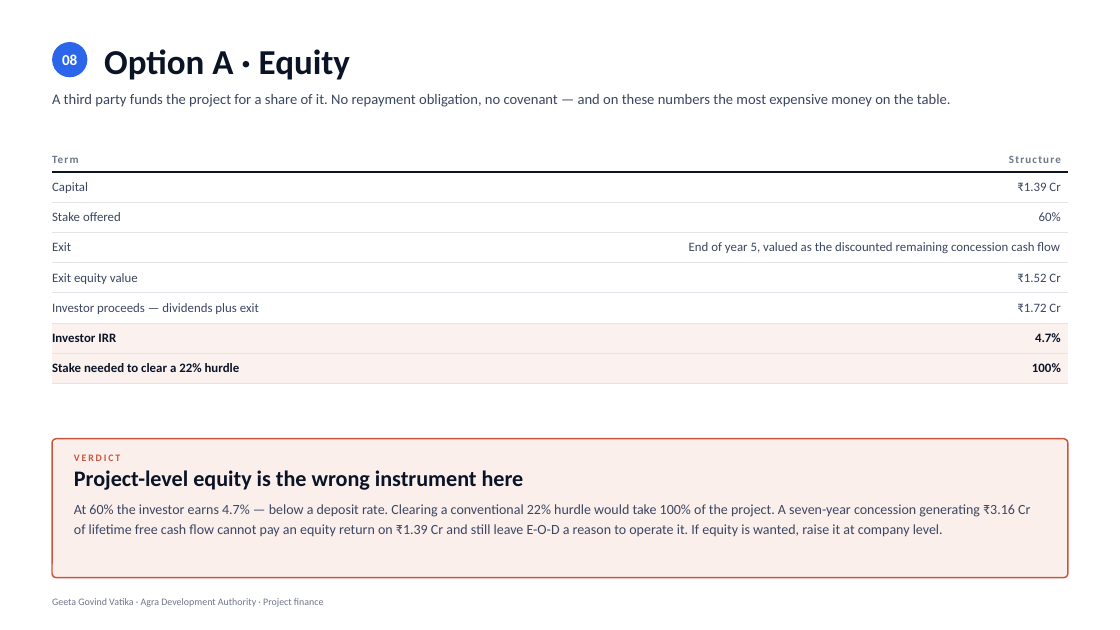
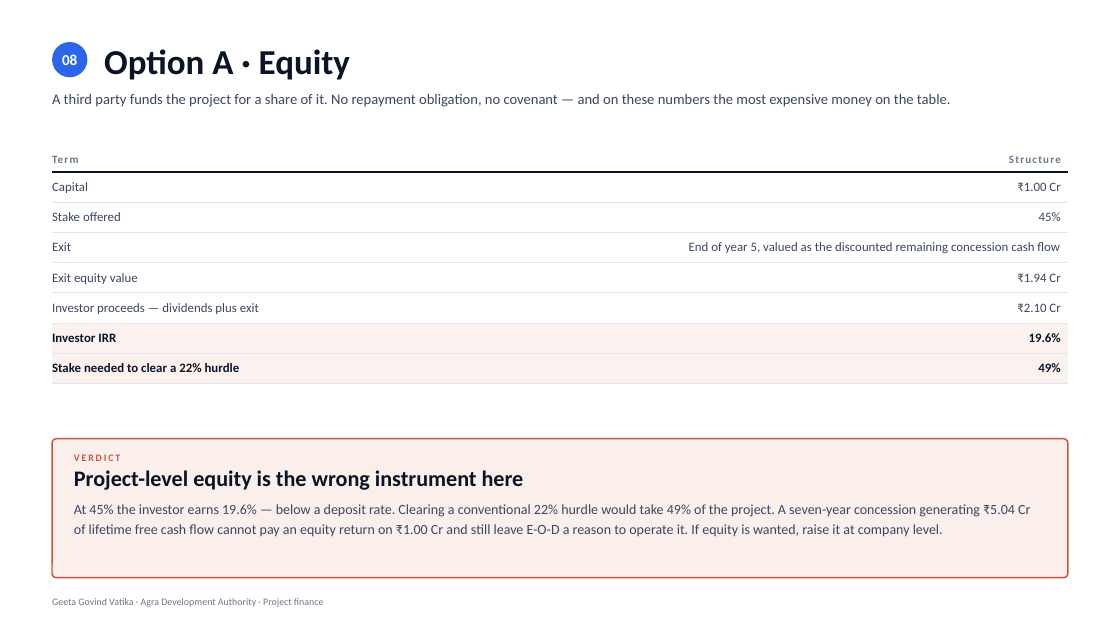
Before and after one commit to eodcfo/vappl-deck, a slide deck: slide 9 of pptx/EOD-Geeta-Govind-Vatika-Project-Finance.pptx. Drawn at 1120x630 pixels with LibreOffice and Linux fonts; fonts in the diff are those of the drawing. Boxes give left, top, right and bottom in pixels: in the first picture for what was removed or moved away, otherwise in the second. Text is boxed around its words. In the diff, an @@ line names an element or a change of style, - is before the commit and + after.

```diff
--- a/pptx/EOD-Geeta-Govind-Vatika-Project-Finance.pptx
+++ b/pptx/EOD-Geeta-Govind-Vatika-Project-Finance.pptx
@@ table at bbox=[52, 142, 1068, 376] @@
-row 2, column 2: ₹1.39 Cr
+row 2, column 2: ₹1.00 Cr
-row 3, column 2: 60%
+row 3, column 2: 45%
-row 5, column 2: ₹1.52 Cr
+row 5, column 2: ₹1.94 Cr
-row 6, column 2: ₹1.72 Cr
+row 6, column 2: ₹2.10 Cr
-row 7, column 2: 4.7%
+row 7, column 2: 19.6%
-row 8, column 2: 100%
+row 8, column 2: 49%
@@ text at bbox=[74, 504, 1030, 537]: text changed @@
-At 60% the investor earns 4.7% — below a deposit rate. Clearing a conventional 22% hurdle would take 100% of the project. A seven-year concession generating ₹3.16 Cr of lifetime free cash flow cannot pay an equity return on ₹1.39 Cr and still leave E-O-D a reason to operate it. If equity is wanted, raise it at company level.
+At 45% the investor earns 19.6% — below a deposit rate. Clearing a conventional 22% hurdle would take 49% of the project. A seven-year concession generating ₹5.04 Cr of lifetime free cash flow cannot pay an equity return on ₹1.00 Cr and still leave E-O-D a reason to operate it. If equity is wanted, raise it at company level.
```
Also in this commit, not shown: 12 other slides changed, 14 other files.
